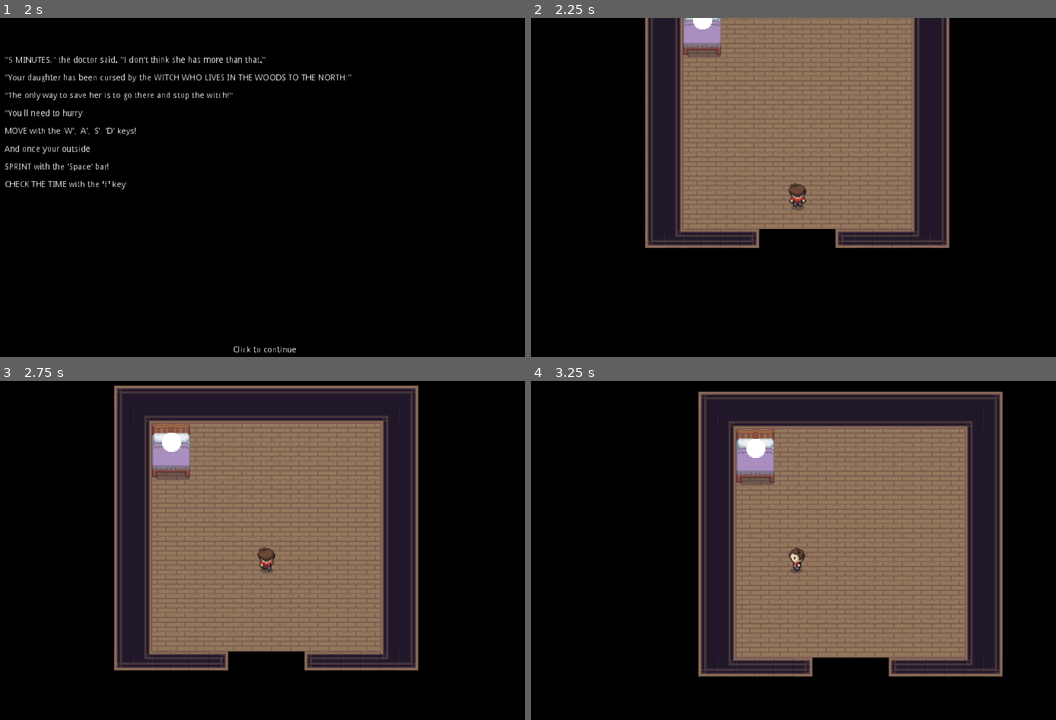
Above: before the commit, frames 1-4 (two rows, left to right).
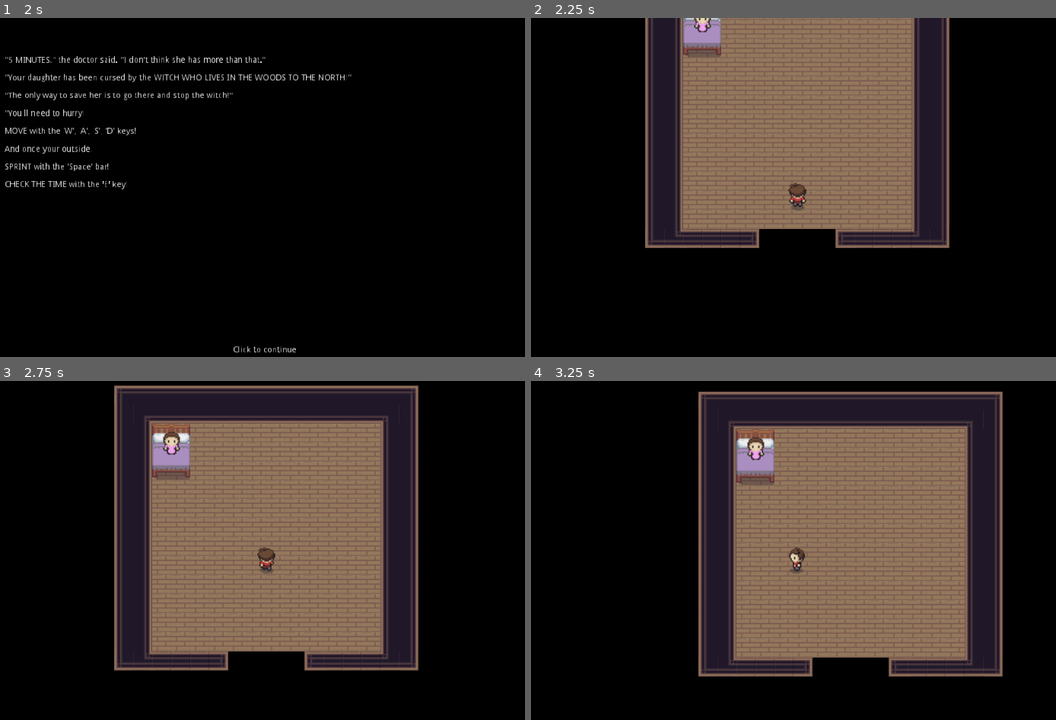
Above: after the commit, the same moments.

Repository: HaywardMorihara/2021AprGameJam
Game: Godot game, scene res://menu/MainMenu.tscn
Two runs of this game, one before a commit and one after it. Both use one fixed random seed, a clock stepped at 60 frames per second and the inputs below.
Inputs (mouse positions are in pixels of both pictures, inside the frame that each line leads up to):
- Up to frame 1 (2 s): click "Start" at 0.5 s; tap Enter at 1.25 s; move the mouse to (236, 268) at 1.27 s; hold W (up) from 1.28 s (still down); tap E (check_watch) at 1.35 s
- Up to frame 2 (2.25 s): keep holding W (up); tap Enter at 2 s; move the mouse to (982, 248) at 2.02 s; click (982, 248) at 2.1 s
- Up to frame 3 (2.75 s): keep holding W (up)
- Up to frame 4 (3.25 s): move the mouse to (615, 506) at 2.77 s; release W (up) at 2.78 s; hold A (left) from 2.78 s (still down); hold Space (sprint) from 2.78 s (still down)

Frame 1 is identical in both runs. In frame 2, 0.1% of the frame differs, in the area x 30-35%, y 0-5%; in frame 3, 0.2%; in frame 4, 0.2%, in the area x 41-45%, y 16-24%.

Commit message:
Daughter basic art

Diff:
--- a/npc/DaughterNPC.tscn
+++ b/npc/DaughterNPC.tscn
@@ -1,5 +1,11 @@
-[gd_scene load_steps=2 format=2]
+[gd_scene load_steps=3 format=2]
 
 [ext_resource path="res://npc/NPC.tscn" type="PackedScene" id=1]
+[ext_resource path="res://assets/sprites/gfx/character_daughter.png" type="Texture" id=2]
 
 [node name="DaughterNPC" instance=ExtResource( 1 )]
+
+[node name="Sprite" parent="." index="0"]
+texture = ExtResource( 2 )
+vframes = 4
+hframes = 4
Binary file added: assets/sprites/gfx/character_daughter.png
Not shown, added: assets/sprites/gfx/character_daughter.png.import
